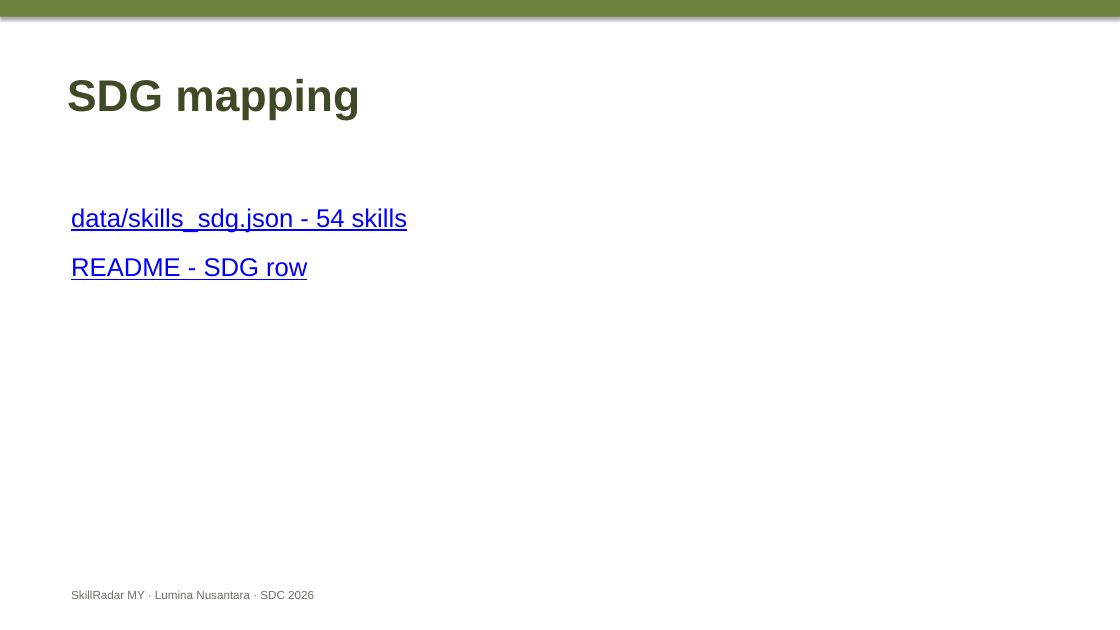
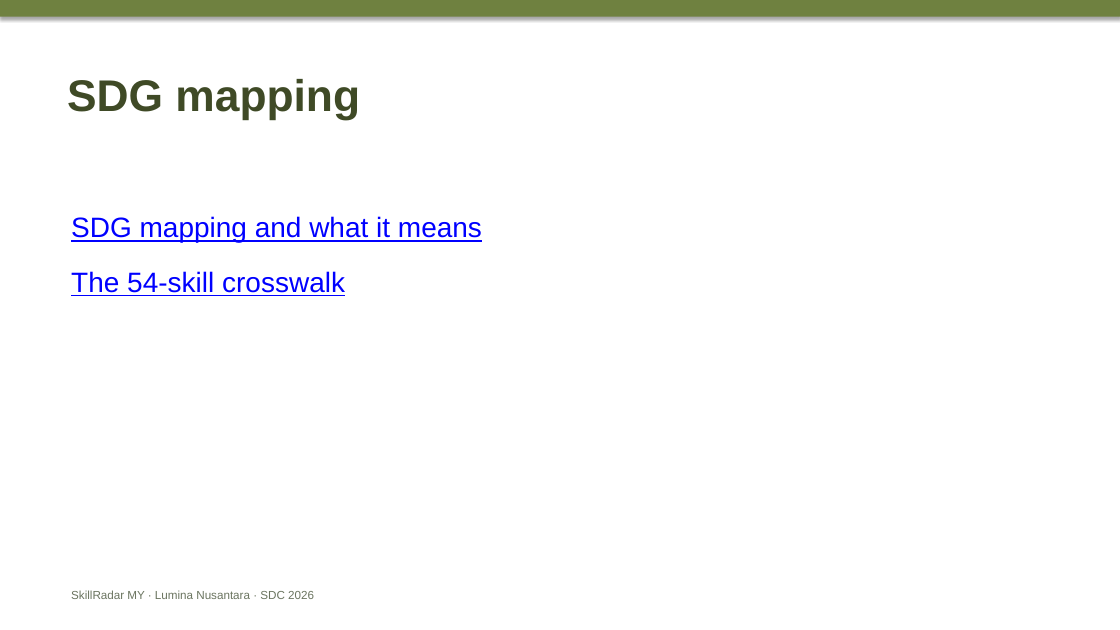
Before and after one commit to douyinlin/sdc2026-lumina-nusantara, a slide deck: slide 5 of team/CUE_DECK_4min10_to_6min.pptx. Drawn at 1120x630 pixels with LibreOffice and Linux fonts; fonts in the diff are those of the drawing. Boxes give left, top, right and bottom in pixels: in the first picture for what was removed or moved away, otherwise in the second. Text is boxed around its words. In the diff, an @@ line names an element or a change of style, - is before the commit and + after.

Commit message:
docs: add readable data, tech and validation pages and point the cue deck at them

```diff
--- a/team/CUE_DECK_4min10_to_6min.pptx
+++ b/team/CUE_DECK_4min10_to_6min.pptx
@@ text at <box>71,216,482,296</box>: text changed; size 22 to 24 pt @@
-data/skills_sdg.json - 54 skills
-README - SDG row
+SDG mapping and what it means
+The 54-skill crosswalk
```
Also in this commit, not shown: 6 other slides changed, 4 other files.
